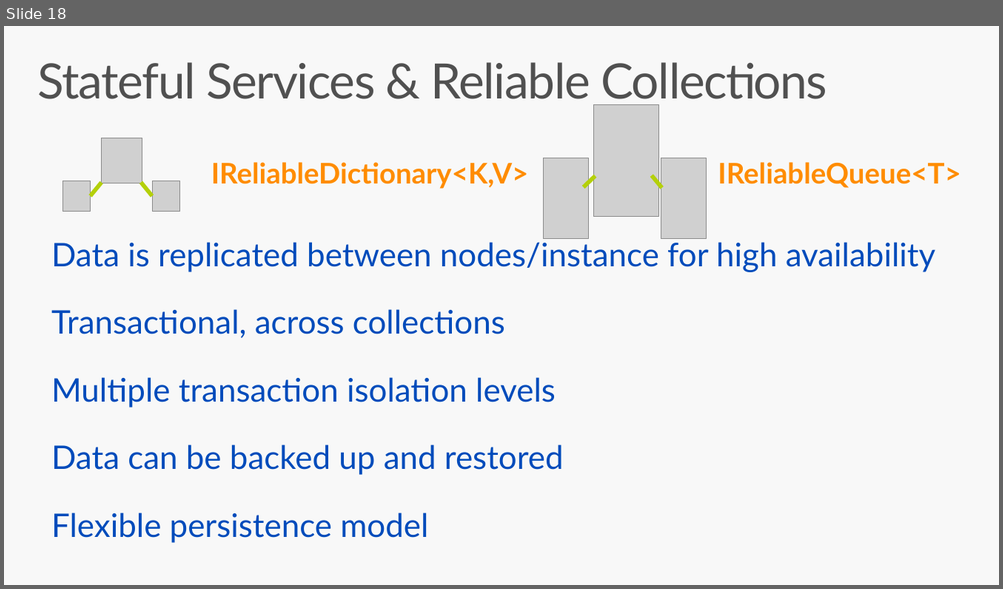
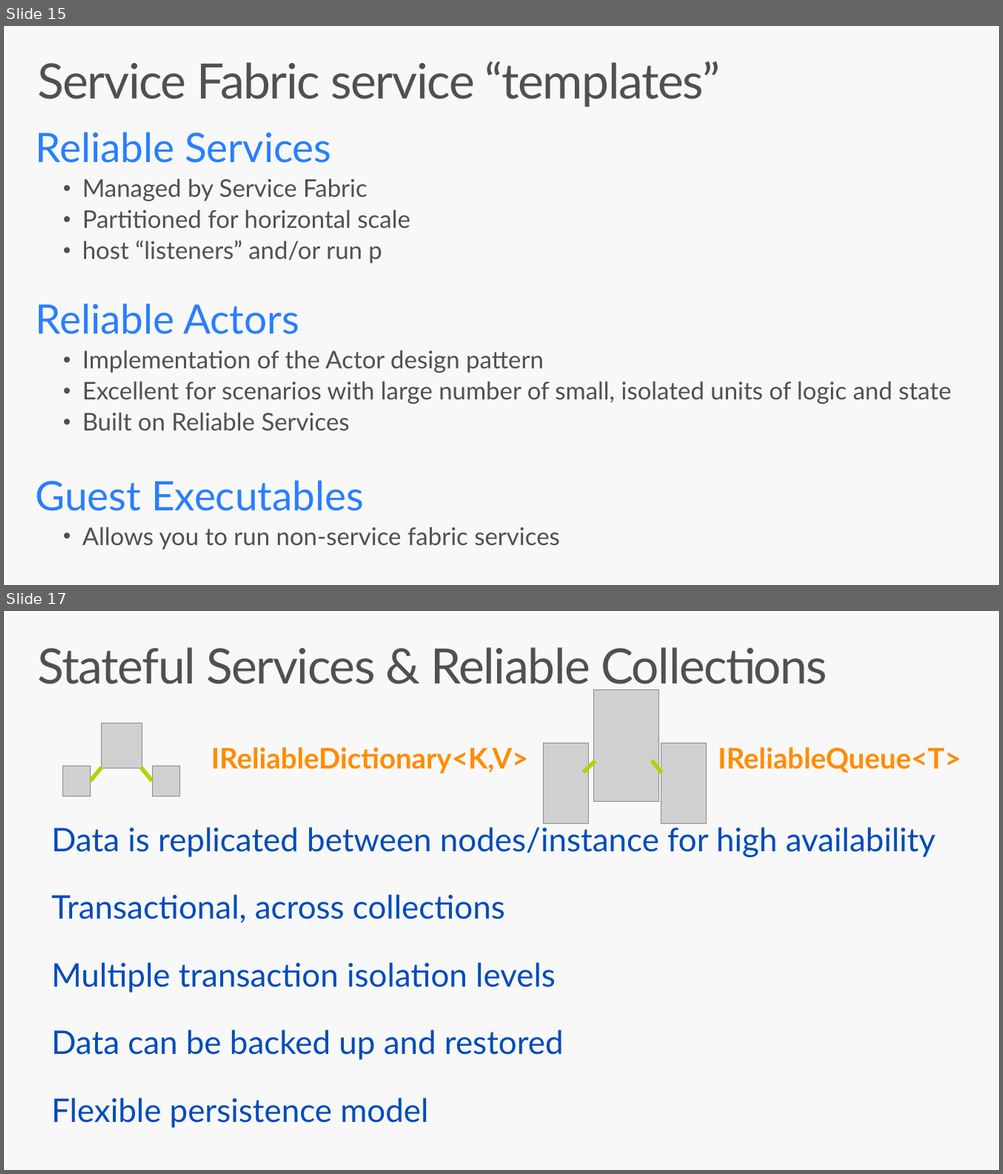
Before and after one commit to brentstineman/PersonalStuff, a slide deck: Presentations/Service Fabric/ServiceFabric Introduction.pptx. Shown one above the other, each under a label of ours: slide 18 before the commit, slides 15 and 17 after it; the slides between them are not shown. The pictures are 1003x589 and 1003x1174 pixels, drawn with LibreOffice and Linux fonts; fonts in the diff are those of the drawing; grey boxes stand for pictures. Boxes give left, top, right and bottom in pixels: in the first picture for what was removed or moved away, otherwise in the second. Text is boxed around its words. In the diff, an @@ line names an element or a change of style, - is before the commit and + after.

```diff
--- a/Presentations/Service Fabric/ServiceFabric Introduction.pptx
+++ b/Presentations/Service Fabric/ServiceFabric Introduction.pptx
@@ slide 15 added at bbox=[4, 26, 999, 585], background #F8F8F8 @@
@@ title added at bbox=[37, 62, 720, 107], 48 pt, text #505050 @@
+Service Fabric service “templates”
@@ text added at bbox=[36, 132, 950, 550], 24 pt, text #505050 @@
+Reliable Services
+  • Managed by Service Fabric
+  • Partitioned for horizontal scale
+  • host “listeners” and/or run p
+Reliable Actors
+  • Implementation of the Actor design pattern
+  • Excellent for scenarios with large number of small, isolated units of logic and state
+  • Built on Reliable Services
+Guest Executables
+  • Allows you to run non-service fabric services
@@ what was slide 18 is now slide 17 @@
```
Also in this commit, not shown: 3 slides changed, 4 slides removed.
